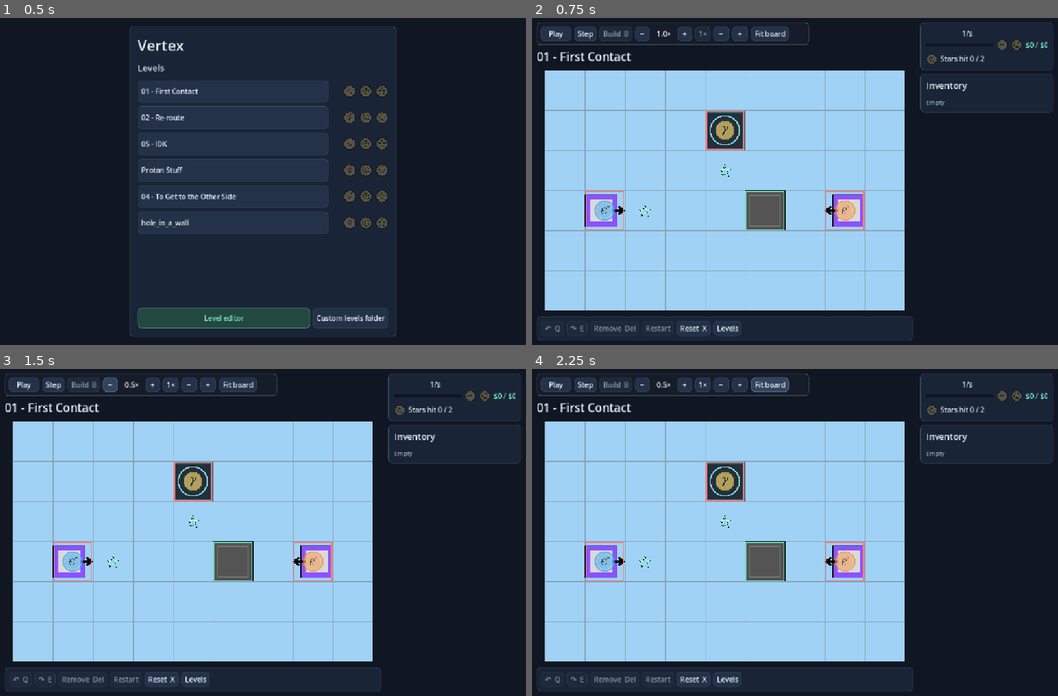
Above: before the commit, frames 1-4 (two rows, left to right).
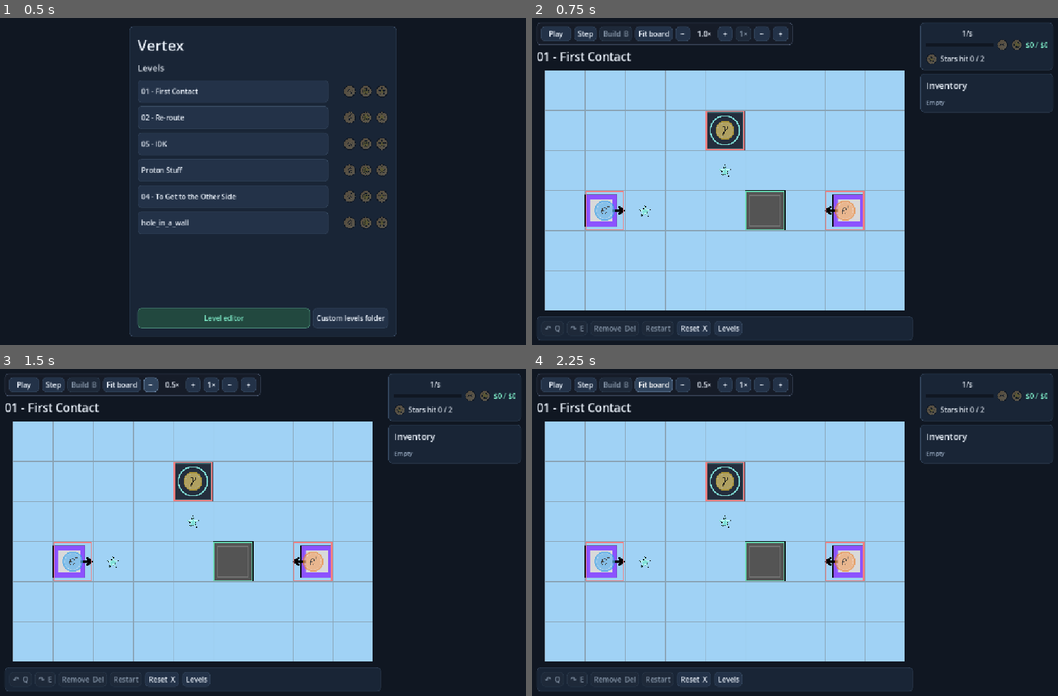
Above: after the commit, the same moments.

Repository: Breakerchap/vertex
Game: Godot game, scene res://MainScene/level_select.tscn
Same seed, same stepped clock (60 frames per second), same inputs: the game is played once before the commit and once after it.
Inputs:
- Up to frame 1 (0.5 s): no input
- Up to frame 2 (0.75 s): click "01 - First Contact" at 0.5 s
- Up to frame 3 (1.5 s): click "−" at 1.25 s
- Up to frame 4 (2.25 s): click "Fit board" at 2 s

Frame 1 is identical in both runs. In frame 2, 0.7% of the frame differs, in the area x 20-53%, y 1-97%; in frame 3, 0.8%; in frame 4, 0.8%, in the area x 19-53%, y 1-97%.

Commit message:
imrpove mobile ui

Diff:
--- a/MainScene/building_palette.gd
+++ b/MainScene/building_palette.gd
@@ -22,7 +22,7 @@
     _fit_list()
 var scroll: ScrollContainer
 var contents: VBoxContainer
-var list: Container
+var list: GridContainer
 var buttons := {}
 var empty: Label
 var drag_kind := ""
@@ -55,12 +55,8 @@
   contents = VBoxContainer.new()
   contents.size_flags_horizontal = Control.SIZE_EXPAND_FILL
   scroll.add_child(contents)
-  if infinite:
-    list = VBoxContainer.new()
-  else:
-    var grid := GridContainer.new()
-    grid.columns = 2
-    list = grid
+  list = GridContainer.new()
+  list.columns = 1 if infinite else 2
   contents.add_child(list)
   empty = Label.new()
   empty.text = "Empty"
@@ -85,6 +81,13 @@
   if not is_instance_valid(contents) or infinite: return
   var frame_height := get_combined_minimum_size().y - scroll.get_combined_minimum_size().y
   scroll.custom_minimum_size.y = minf(contents.get_combined_minimum_size().y, maxf(44.0, height_limit - frame_height))
+
+func set_compact(compact: bool) -> void:
+  if not infinite: return
+  list.columns = 2 if compact else 1
+  for button in buttons.values():
+    button.size_flags_horizontal = Control.SIZE_EXPAND_FILL
+    button.custom_minimum_size.y = 44 if compact else 56
 
 func refresh() -> void:
   if not is_instance_valid(list): return
--- a/MainScene/level_editor.gd
+++ b/MainScene/level_editor.gd
@@ -15,6 +15,10 @@
 var game
 var editor_panel: PanelContainer
 var file_bar: HFlowContainer
+var edit_bar: HFlowContainer
+var quick_bar: HFlowContainer
+var playtest_button: Button
+var done_button: Button
 var menu_button: Button
 var tools_button: Button
 var inspect_button: Button
@@ -173,14 +177,8 @@
   status.text_overrun_behavior = TextServer.OVERRUN_TRIM_ELLIPSIS
   UI.muted(status)
   var controls := HFlowContainer.new()
-  controls.add_theme_constant_override("separation", 6)
+  edit_bar = controls
   column.add_child(controls)
-  menu_button = UI.button(controls, "Menu", _toggle_editor_menu)
-  menu_button.toggle_mode = true
-  tools_button = UI.button(controls, "Tools", _toggle_editor_tools)
-  tools_button.toggle_mode = true
-  inspect_button = UI.button(controls, "Inspect", _toggle_editor_inspector)
-  inspect_button.toggle_mode = true
   controls.add_child(UI.label("Grid"))
   width_input = _spin(controls)
   controls.add_child(UI.label("x"))
@@ -205,7 +203,17 @@
   palette.kind_dropped.connect(_drop_palette_kind)
   UI.button(controls, "Level settings…", _open_settings)
   UI.button(controls, "Reset preview", _reset_preview)
-  UI.button(controls, "Playtest", _start_playtest).theme_type_variation = "PrimaryButton"
+  quick_bar = HFlowContainer.new()
+  column.add_child(quick_bar)
+  menu_button = UI.button(quick_bar, "Menu", _toggle_editor_menu)
+  menu_button.toggle_mode = true
+  tools_button = UI.button(quick_bar, "Tools", _toggle_editor_tools)
+  tools_button.toggle_mode = true
+  inspect_button = UI.button(quick_bar, "Inspect", _toggle_editor_inspector)
+  inspect_button.toggle_mode = true
+  done_button = UI.button(quick_bar, "Done", _select_move_tool)
+  playtest_button = UI.button(controls, "Playtest", _start_playtest)
+  playtest_button.theme_type_variation = "PrimaryButton"
   column.add_child(status)
 
   _build_inspector(hud)
@@ -406,15 +414,23 @@
     tools_open = false
     menu_open = false
   game.editor_sidebar_width = 0.0 if compact else 290.0
-  editor_panel.offset_right = -16.0 if compact else -306.0
+  palette.set_compact(compact)
   editor_heading.visible = not compact and not is_instance_valid(test_game)
-  menu_button.visible = compact
   menu_button.set_pressed_no_signal(menu_open)
   file_bar.visible = not compact or menu_open
+  edit_bar.visible = not compact or menu_open
+  quick_bar.visible = compact
+  var playtest_parent := quick_bar if compact else edit_bar
+  if playtest_button.get_parent() != playtest_parent: playtest_button.reparent(playtest_parent)
   _refresh_tool_panels()
-  _fit_editor_panel()
 
 func _fit_editor_panel() -> void:
+  if compact_layout:
+    var width := get_viewport_rect().size.x
+    var dock_width := minf(width - 32.0, maxf(UI.flow_width(quick_bar) + 22.0, 240.0))
+    editor_panel.offset_right = -16.0 if menu_open else 16.0 + dock_width - width
+  else:
+    editor_panel.offset_right = -306.0
   var minimum := 0.0 if compact_layout else 121.0
   editor_panel.offset_top = -16.0 - maxf(minimum, editor_panel.get_combined_minimum_size().y)
   _update_camera_inset()
@@ -426,13 +442,15 @@
   var left := view.x - 290.0
   var top := maxf(72.0, toolbar.get_rect().end.y + 8.0) if toolbar.get_rect().end.x + 8.0 > left else 72.0
   var bottom := view.y - 16.0
+  var right := view.x - 16.0
   if compact_layout:
     left = 16.0
     bottom = editor_panel.get_rect().position.y - 8.0
-    top = maxf(toolbar.get_rect().end.y + 8.0, bottom - minf(320.0, view.y * 0.44))
+    top = maxf(toolbar.get_rect().end.y + 8.0, bottom - minf(250.0, view.y * 0.46))
+    right = minf(right, left + 420.0)
   for panel in [palette, inspector_panel]:
     panel.offset_left = left
-    panel.offset_right = view.x - 16.0
+    panel.offset_right = right
     panel.offset_top = top
     panel.offset_bottom = bottom
 
@@ -446,20 +464,30 @@
   inspect_button.visible = compact_layout and selected_block >= 0
   inspect_button.set_pressed_no_signal(tools_open and selected_block >= 0)
   game.editor_tool_panel = inspector_panel if selected_block >= 0 else palette
+  _refresh_dock_status()
+
+func _refresh_dock_status() -> void:
+  var active := area_tool != AreaTool.NONE or pasting
+  done_button.visible = active
+  status.visible = not compact_layout or menu_open or active or parsed.has("error")
+  _fit_editor_panel()
 
 func _toggle_editor_menu() -> void:
   menu_open = not menu_open
+  if menu_open: tools_open = false
   _layout_workspace()
 
 func _toggle_editor_tools() -> void:
   var open := not tools_open or selected_block >= 0
   _select_move_tool()
   tools_open = open
-  _refresh_tool_panels()
+  if tools_open: menu_open = false
+  _layout_workspace()
 
 func _toggle_editor_inspector() -> void:
   tools_open = not tools_open
-  _refresh_tool_panels()
+  if tools_open: menu_open = false
+  _layout_workspace()
 
 func _reset_preview() -> void:
   game._load_initial_board()
@@ -502,6 +530,7 @@
     status.text = "Invalid source • Showing last valid board"
     status.tooltip_text = str(parsed.error)
     status.add_theme_color_override("font_color", UI.ERROR)
+    _refresh_dock_status()
     return
   source_error.text = ""
   updating = true
@@ -516,13 +545,14 @@
   _update_level_status()
 
 func _update_level_status() -> void:
+  _refresh_dock_status()
   var warnings := _level_warnings(parsed)
   status.text = (path.get_file() if not path.is_empty() else "Untitled") + ("  • unsaved" if source.text != saved_text else "")
   if area_tool == AreaTool.STAR:
-    status.text += "  • Click a cell to toggle a star. Esc exits."
+    status.text = "Tap a cell to toggle a star." if compact_layout else status.text + "  • Click a cell to toggle a star. Esc exits."
   elif area_tool != AreaTool.NONE:
     var action := "block" if area_tool == AreaTool.BLOCK else "unblock"
-    status.text += "  • Drag to %s an area. Esc exits." % action
+    status.text = "Drag to %s an area." % action if compact_layout else status.text + "  • Drag to %s an area. Esc exits." % action
   elif not warnings.is_empty():
     status.text += "  • %d warning(s)" % warnings.size()
   status.tooltip_text = "\n".join(warnings)
@@ -568,6 +598,11 @@
   var next := AreaTool.NONE if area_tool == tool else tool
   _select_move_tool()
   _set_area_tool(next)
+  if compact_layout and next != AreaTool.NONE: _close_editor_menu()
+
+func _close_editor_menu() -> void:
+  menu_open = false
+  _layout_workspace()
 
 func _set_area_tool(tool: AreaTool) -> void:
   area_tool = tool
@@ -669,6 +704,7 @@
 func _place_editor_kind(kind: String, cell: Vector2i, facing := "E") -> void:
   if game._building_at(cell, kind, facing) != null:
     status.text = "That position is occupied."
+    status.show()
     return
   var extra := ""
   if kind == "emitter": extra = ", E, rate=1/step"
@@ -700,7 +736,8 @@
   if game.simulating or copied_declaration.is_empty(): return
   _select_move_tool()
   pasting = true
-  status.text = "Click a cell to paste the copied building."
+  status.text = "Tap a cell to paste." if compact_layout else "Click a cell to paste the copied building."
+  if compact_layout: _close_editor_menu()
 
 func _paste_at_cursor() -> void:
   if game.simulating or copied_declaration.is_empty(): return
@@ -710,6 +747,7 @@
     _start_paste()
   elif not _paste_building(cell):
     pasting = true
+    _refresh_dock_status()
 
 func _paste_building(cell: Vector2i) -> bool:
   if copied_declaration.is_empty() or parsed.has("error"): return false
--- a/MainScene/level_game.gd
+++ b/MainScene/level_game.gd
@@ -60,6 +60,9 @@
 var sidebar_toggle: Button
 var compact_layout := false
 var sidebar_open := false
+var hud_actions: HFlowContainer
+var hud_options: HBoxContainer
+var hud_menu: Button
 var results_text: RichTextLabel
 var results_medals: HBoxContainer
 var results_button: Button
@@ -165,7 +168,9 @@
 func _board_view() -> Rect2:
   var view := get_viewport_rect().size
   var toolbar: Control = $SimulationControls/Panel
-  var top_inset := toolbar.get_rect().end.y if editor_preview else level_heading.get_rect().end.y
+  var top_inset := toolbar.get_rect().end.y
+  if not editor_preview and level_heading.visible:
+    top_inset = maxf(top_inset, level_heading.get_rect().end.y)
   var bottom_inset := editor_bottom_inset if editor_preview else view.y - hud_panel.get_rect().position.y
   var right_inset := editor_sidebar_width if editor_preview else (0.0 if compact_layout else SIDEBAR_WIDTH + 16.0)
   return Rect2(0, top_inset, maxf(1.0, view.x - right_inset), maxf(1.0, view.y - top_inset - bottom_inset))
@@ -207,19 +212,39 @@
 
 func _add_camera_controls() -> void:
   var toolbar: PanelContainer = $SimulationControls/Panel
+  var controls: HFlowContainer = $SimulationControls/Panel/Margin/Controls
   var group := HBoxContainer.new()
-  $SimulationControls/Panel/Margin/Controls.add_child(group)
+  controls.add_child(group)
   var zoom_out := UI.button(group, "−", _zoom_from_button.bind(1.0 / ZOOM_STEP))
   zoom_out.tooltip_text = "Zoom out"
   zoom_out.custom_minimum_size.x = 34
   var zoom_in := UI.button(group, "+", _zoom_from_button.bind(ZOOM_STEP))
   zoom_in.tooltip_text = "Zoom in"
   zoom_in.custom_minimum_size.x = 34
-  var fit := UI.button(group, "Fit board", fit_board)
+  var fit := UI.button(controls, "Fit board", fit_board)
   fit.tooltip_text = "Fit the whole board. Pan with a middle or right drag, or drag with one finger. Zoom with the wheel or a pinch."
+  var more := Button.new()
+  more.name = "More"
+  more.text = "More"
+  more.toggle_mode = true
+  more.tooltip_text = "Show playback speed and zoom controls"
+  controls.add_child(more)
+  controls.move_child(fit, 3)
+  controls.move_child(more, 4)
+  var extras := [controls.get_node("Slower"), controls.get_node("Speed"), controls.get_node("Faster"),
+    controls.get_node("ResetSpeed"), group]
   var layout := func() -> void:
-    toolbar.size.x = minf(590.0, get_viewport_rect().size.x - 32.0)
+    var view := get_viewport_rect().size
+    var compact := UI.compact_board(view)
+    if not compact: more.set_pressed_no_signal(false)
+    more.visible = compact
+    for control in extras:
+      control.visible = not compact or more.button_pressed
+    var width := UI.flow_width(controls) + 18.0
+    toolbar.size = Vector2(minf(width, view.x - 32.0), toolbar.get_combined_minimum_size().y)
+  more.toggled.connect(func(_open: bool) -> void: layout.call())
   get_viewport().size_changed.connect(layout)
+  toolbar.minimum_size_changed.connect(layout)
   layout.call()
 
 func _create_hud() -> void:
@@ -247,19 +272,25 @@
   UI.muted(selection_label)
   column.add_child(selection_label)
   var actions := HFlowContainer.new()
+  hud_actions = actions
   column.add_child(actions)
   sidebar_toggle = UI.button(actions, "Medals & inventory", _toggle_sidebar)
   sidebar_toggle.toggle_mode = true
   sidebar_toggle.hide()
+  hud_menu = UI.button(actions, "Menu", _toggle_hud_menu)
+  hud_menu.toggle_mode = true
+  hud_menu.hide()
   rotate_left_button = UI.button(actions, "↶  Q", _rotate_selected.bind(-1))
   rotate_left_button.tooltip_text = "Rotate counterclockwise"
   rotate_button = UI.button(actions, "↷  E", _rotate_selected)
   rotate_button.tooltip_text = "Rotate clockwise"
   remove_button = UI.button(actions, "Remove  " + UI.delete_key_label(), _remove_selected)
   stop_button = $SimulationControls.enable_build(stop_to_build)
-  restart_button = UI.button(actions, "Restart", restart_run)
-  UI.button(actions, "Reset  X", reset_level)
-  UI.button(actions, "Back to editor" if editor_playtest else "Levels", _return_to_select)
+  hud_options = HBoxContainer.new()
+  actions.add_child(hud_options)
+  restart_button = UI.button(hud_options, "Restart", restart_run)
+  UI.button(hud_options, "Reset  X", reset_level)
+  UI.button(hud_options, "Back to editor" if editor_playtest else "Levels", _return_to_select)
   results_button = UI.button(actions, "Level cleared", _show_results)
   results_button.theme_type_variation = "PrimaryButton"
   results_button.tooltip_text = "View results and continue to the next level"
@@ -281,7 +312,9 @@
   results_text.size_flags_vertical = Control.SIZE_EXPAND_FILL
   summary.add_child(results_text)
   get_viewport().size_changed.connect(_layout_hud)
-  panel.resized.connect(_layout_hud)
+  panel.minimum_size_changed.connect(_fit_game_dock)
+  panel.resized.connect(_update_hud_inset)
+  results_button.visibility_changed.connect(_fit_game_dock)
   _layout_hud()
 
 func _layout_hud() -> void:
@@ -290,17 +323,34 @@
   if compact_layout != compact:
     compact_layout = compact
     sidebar_open = false
-  var right := -16.0 if compact else -SIDEBAR_WIDTH - 32.0
-  hud_panel.offset_right = right
-  level_heading.offset_right = right
+    hud_menu.set_pressed_no_signal(false)
   sidebar_toggle.visible = compact
   sidebar_toggle.set_pressed_no_signal(sidebar_open)
+  hud_menu.visible = compact
+  hud_options.visible = not compact or hud_menu.button_pressed
   game_sidebar.visible = not compact or sidebar_open
+  _layout_level_heading()
+  _update_hud_actions()
+  _fit_game_dock()
+
+func _fit_game_dock() -> void:
+  var width := get_viewport_rect().size.x
+  var dock_width := minf(width - 32.0, UI.flow_width(hud_actions) + 22.0)
+  hud_panel.offset_right = 16.0 + dock_width - width if compact_layout else -SIDEBAR_WIDTH - 32.0
+  hud_panel.offset_top = -16.0 - hud_panel.get_combined_minimum_size().y
+  _update_hud_inset()
+
+func _update_hud_inset() -> void:
   _layout_sidebar()
   _fit_camera()
 
 func _toggle_sidebar() -> void:
   sidebar_open = not sidebar_open
+  if sidebar_open: hud_menu.set_pressed_no_signal(false)
+  _layout_hud()
+
+func _toggle_hud_menu() -> void:
+  if hud_menu.button_pressed: sidebar_open = false
   _layout_hud()
 
 func _add_level_heading(layer: CanvasLayer) -> void:
@@ -319,13 +369,18 @@
   UI.heading(heading, 25)
   heading.text_overrun_behavior = TextServer.OVERRUN_TRIM_ELLIPSIS
   header.add_child(heading)
+  $SimulationControls/Panel.resized.connect(_layout_level_heading)
+  header.resized.connect(_fit_camera)
+
+func _layout_level_heading() -> void:
   var toolbar: Control = $SimulationControls/Panel
-  var fit := func() -> void:
-    header.offset_top = toolbar.get_rect().end.y + 8.0
-    _fit_camera()
-  toolbar.resized.connect(fit)
-  header.resized.connect(_fit_camera)
-  fit.call()
+  var toolbar_rect := toolbar.get_rect()
+  var view := get_viewport_rect().size
+  level_heading.offset_right = -16.0 if compact_layout else -SIDEBAR_WIDTH - 32.0
+  level_heading.offset_left = toolbar_rect.end.x + 12.0 if compact_layout else 16.0
+  level_heading.visible = not compact_layout or view.x - level_heading.offset_left >= 156.0
+  level_heading.offset_top = toolbar_rect.position.y if compact_layout else toolbar_rect.end.y + 8.0
+  _fit_camera()
 
 func _add_sidebar(layer: CanvasLayer) -> void:
   var sidebar := VBoxContainer.new()
@@ -363,13 +418,13 @@
   var bottom := view.y - 16.0
   if compact_layout:
     bottom = hud_panel.get_rect().position.y - 8.0
-    top = maxf(toolbar_end.y + 8.0, bottom - minf(360.0, view.y * 0.5))
+    top = maxf(toolbar_end.y + 8.0, bottom - minf(310.0, view.y * 0.55))
   var available := bottom - top
   var frame_height := goal_panel.get_combined_minimum_size().y - goal_scroll.get_combined_minimum_size().y
   goal_scroll.custom_minimum_size.y = minf(goal_content.get_combined_minimum_size().y, maxf(44.0, available * 0.46 - frame_height))
   palette.height_limit = available - frame_height - goal_scroll.custom_minimum_size.y - game_sidebar.get_theme_constant("separation")
   game_sidebar.offset_left = 16.0 if compact_layout else view.x - SIDEBAR_WIDTH - 16.0
-  game_sidebar.offset_right = view.x - 16.0
+  game_sidebar.offset_right = minf(436.0, view.x - 16.0) if compact_layout else view.x - 16.0
   game_sidebar.offset_top = top
   game_sidebar.offset_bottom = bottom
 
@@ -857,29 +912,39 @@
   for row in cost_rows:
     row.label.text = "$%d / $%s" % [cost, str(row.limit).trim_suffix(".0")]
     row.label.add_theme_color_override("font_color", UI.ACCENT if cost <= row.limit else UI.ERROR)
+  results_button.visible = completed
+  _update_hud_actions()
+  _fit_game_dock()
+  palette.counts = inventory
+  palette.selected = selected_kind
+  palette.locked = simulating
+  palette.refresh()
+
+func _update_hud_actions() -> void:
   var has_selection := is_instance_valid(selected_building)
   var kind: String = selected_building.get_meta("kind") if has_selection else ""
   var action := {"magnet": "Flip polarity", "filter": "Change colour"}.get(kind, "") as String
   var can_rotate: bool = has_selection and kind in CATALOG.ROTATABLE_KINDS and not selected_building.get_meta("fixed_rotation")
-  rotate_left_button.visible = action.is_empty() or kind == "filter"
   rotate_left_button.disabled = simulating or not can_rotate
-  rotate_button.text = action + "  E" if not action.is_empty() else "↷  E"
+  rotate_left_button.visible = (action.is_empty() or kind == "filter") and (not compact_layout or not rotate_left_button.disabled)
+  rotate_left_button.text = "↶" if compact_layout else "↶  Q"
+  rotate_button.text = ("↷" if action.is_empty() else action) + ("" if compact_layout else "  E")
   rotate_button.tooltip_text = action if not action.is_empty() else "Rotate clockwise"
   rotate_button.disabled = simulating or not can_rotate
+  rotate_button.visible = not compact_layout or not rotate_button.disabled
   remove_button.disabled = simulating or not has_selection or selected_building.get_meta("fixed_position")
-  selection_label.visible = has_selection
+  remove_button.visible = not compact_layout or not remove_button.disabled
+  remove_button.text = "Remove" if compact_layout else "Remove  " + UI.delete_key_label()
+  selection_label.visible = has_selection and (not compact_layout or hud_menu.button_pressed)
   if has_selection:
     var cell: Vector2i = selected_building.get_meta("cell")
     selection_label.text = "%s (%d, %d)" % [kind.capitalize(), cell.x, cell.y]
     if kind == "magnet":
       selection_label.text += "  %s" % ("+" if selected_building.polarity > 0 else "−")
   stop_button.disabled = not simulating
+  stop_button.visible = not compact_layout or simulating
+  stop_button.text = "Build" if compact_layout else "Build  B"
   restart_button.disabled = not simulating
-  results_button.visible = completed
-  palette.counts = inventory
-  palette.selected = selected_kind
-  palette.locked = simulating
-  palette.refresh()
 
 func _refresh_output() -> void:
   for row in output_rows:
--- a/MainScene/workspace_theme.gd
+++ b/MainScene/workspace_theme.gd
@@ -16,7 +16,7 @@
   shared = Theme.new()
   shared.default_font_size = 15
   shared.set_color("font_color", "Label", TEXT)
-  var button_padding := 11 if OS.has_feature("mobile") or DisplayServer.is_touchscreen_available() else 5
+  var button_padding := 11 if _touch_device() else 5
   for type in ["Button", "OptionButton"]:
     shared.set_stylebox("normal", type, _box(Color("233248"), LINE, 8, button_padding))
     shared.set_stylebox("hover", type, _box(Color("30445d"), Color("657f9d"), 8, button_padding))
@@ -48,7 +48,19 @@
   return shared
 
 static func compact_board(view_size: Vector2) -> bool:
-  return view_size.x < 760.0
+  return _touch_device() or view_size.x < 760.0 or view_size.y <= 560.0
+
+static func _touch_device() -> bool:
+  return OS.has_feature("mobile") or DisplayServer.is_touchscreen_available()
+
+static func flow_width(flow: HFlowContainer) -> float:
+  var width := 0.0
+  var gap := flow.get_theme_constant("h_separation")
+  for child in flow.get_children():
+    if child is Control and child.visible:
+      if width > 0.0: width += gap
+      width += child.get_combined_minimum_size().x
+  return width
 
 static func label(text: String) -> Label:
   var control := Label.new()
--- a/Tests/level_editor_test.gd
+++ b/Tests/level_editor_test.gd
@@ -236,14 +236,20 @@
 func _check_adaptive_layout(editor: Control) -> void:
   var original_size := get_window().size
   assert(editor.file_dialog.use_native_dialog and editor.file_dialog.access == FileDialog.ACCESS_FILESYSTEM)
-  for resolution in [Vector2i(800, 500), Vector2i(1920, 650), Vector2i(390, 844), Vector2i(2304, 1440)]:
+  var phone_landscape := Vector2i(1160, 540)
+  for resolution in [Vector2i(800, 500), Vector2i(1920, 650), Vector2i(390, 844), phone_landscape, Vector2i(2304, 1440)]:
     get_window().size = resolution
+    if resolution == phone_landscape:
+      get_window().size_changed.disconnect(Global._update_window_scale)
+      get_window().content_scale_size = phone_landscape
     await get_tree().process_frame
     await get_tree().process_frame
     var workspace := get_viewport().get_visible_rect()
     assert(absf(workspace.size.aspect() - Vector2(resolution).aspect()) < 0.01, "The viewport must expand to the window's aspect ratio.")
     assert(workspace.encloses(editor.editor_panel.get_global_rect()))
     assert(workspace.encloses(editor.palette.get_global_rect()))
+    if resolution == phone_landscape:
+      await _check_landscape_editor_docks(editor, workspace)
     var board_center: Vector2i = editor.game.screen_to_cell(editor.game.get_canvas_transform() * editor.game._cell_position(Vector2i(4, 4)))
     assert(board_center == Vector2i(4, 4), "The scaled board must still map pointer positions to cells.")
     editor._open_source()
@@ -283,6 +289,9 @@
     var game: Node2D = editor.test_game
     assert(workspace.encloses(game.hud_panel.get_global_rect()))
     assert(workspace.encloses(game.palette.get_global_rect()))
+    if resolution == phone_landscape:
+      assert(game.compact_layout and not game.game_sidebar.visible and not game.hud_options.visible)
+      assert(game._board_view().size.y >= workspace.size.y * 0.70, "The closed docks should leave room for the board.")
     if resolution.x < resolution.y:
       game.sidebar_toggle.pressed.emit()
       assert(game.palette.is_visible_in_tree() and workspace.encloses(game.game_sidebar.get_global_rect()))
@@ -292,7 +301,37 @@
     assert(game.results.visible and workspace.encloses(Rect2(game.results.position, game.results.size)))
     editor._end_playtest()
     await get_tree().process_frame
+    if resolution == phone_landscape:
+      get_window().size_changed.connect(Global._update_window_scale)
   get_window().size = original_size
+
+func _check_landscape_editor_docks(editor, workspace: Rect2) -> void:
+  var toolbar: PanelContainer = editor.game.get_node("SimulationControls/Panel")
+  var more: Button = toolbar.get_node("Margin/Controls/More")
+  var original_toolbar_size := toolbar.size
+  var original_dock_size: Vector2 = editor.editor_panel.size
+  assert(editor.compact_layout and not editor.palette.visible and not editor.edit_bar.visible and not editor.file_bar.visible)
+  assert(editor.game._board_view().size.y >= workspace.size.y * 0.70)
+  more.button_pressed = true
+  editor.menu_button.pressed.emit()
+  await get_tree().process_frame
+  await get_tree().process_frame
+  assert(editor.file_bar.visible and editor.edit_bar.visible)
+  assert(toolbar.size.x > original_toolbar_size.x)
+  more.button_pressed = false
+  editor.block_area_button.pressed.emit()
+  assert(not editor.menu_open and editor.done_button.visible)
+  editor.done_button.pressed.emit()
+  editor.tools_button.pressed.emit()
+  assert(editor.palette.visible and editor.palette.list.columns == 2)
+  editor.tools_button.pressed.emit()
+  await get_tree().process_frame
+  await get_tree().process_frame
+  assert(toolbar.size.is_equal_approx(original_toolbar_size))
+  assert(editor.editor_panel.size.is_equal_approx(original_dock_size))
+  editor.game.fit_board()
+  var board_rect: Rect2 = editor.game.get_canvas_transform() * editor.game.level_bounds
+  assert(editor.game._board_view().encloses(board_rect), "The fitted board should sit between the closed docks.")
 
 func _check_camera(game) -> void:
   var camera: Camera2D = game.get_node("Camera2D")
Not shown, changed: export_presets.cfg
